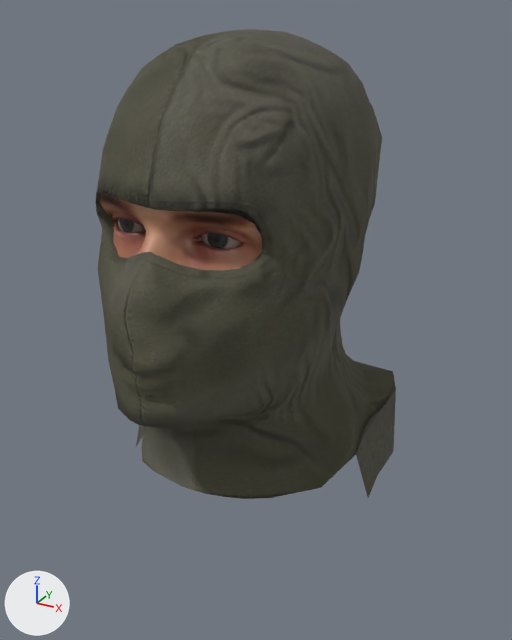
Renders of the glTF model public/assets/characters/wear/balaclava_1.glb from each side of a commit.
One viewpoint serves both versions: a 50 mm lens placed at (0.27, -0.479, 1.978), pointed at (0.011, -0.009, 1.743). Every picture has the same lights, and +X, +Y and +Z are marked at lower left. The first picture is the older version. Vertices at exactly the same position are counted once.

Objects in the first picture: 'wear'.
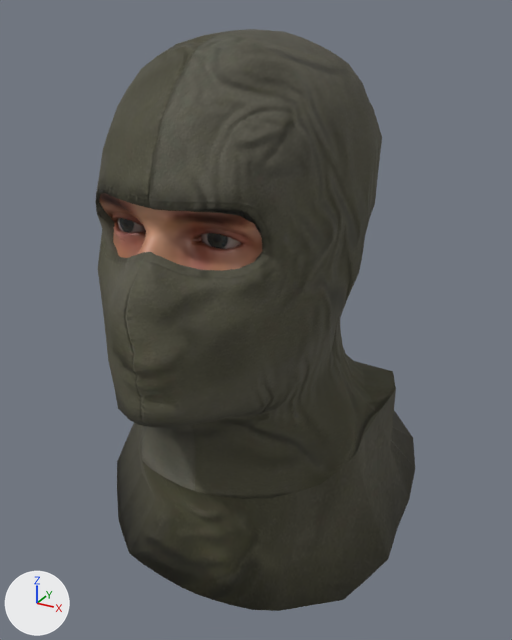
Where the change shows, as pixel boxes (x1, y1, x2, y2) in the pictures (512 x 640 px):
'wear', reshaped (6% wider, 24% taller): before (96, 29, 396, 499); after (96, 29, 415, 611)
part 1 of me_wear, built on: before (136, 390, 396, 498); after (117, 390, 415, 611)

Patch to the scene script:
```diff
--- a/public/assets/characters/wear/balaclava_1.glb.py
+++ b/public/assets/characters/wear/balaclava_1.glb.py
@@ me_wear @@
 # used by ob_wear; location = (0.0, 0.0, 0.0)
-me_wear.from_pydata(...)  # 3007 vertices, 5797 faces; spans x -0.133..0.126, y -0.167..0.112, z 1.606..1.964
+me_wear.from_pydata(...)  # 3056 vertices, 5928 faces; spans x -0.137..0.147, y -0.167..0.143, z 1.522..1.964
+# me_wear part 1
+# 13 vertices are removed from x -0.133..0.126, y -0.046..0.095, z 1.606..1.633
+# 27 faces are deleted
+# 2 vertices move from x -0.098..-0.083, y -0.042..-0.019, z 1.645..1.654 to x -0.094..-0.082, y -0.041..-0.019, z 1.644..1.653
+# 62 vertices are added at x -0.137..0.147, y -0.1..0.143, z 1.522..1.647
+# 158 new faces join them, mat_wear_balaclava
+# other edits to the shape of me_wear do not show in these pictures
 me_wear.materials.append(mat_wear_balaclava)
```
